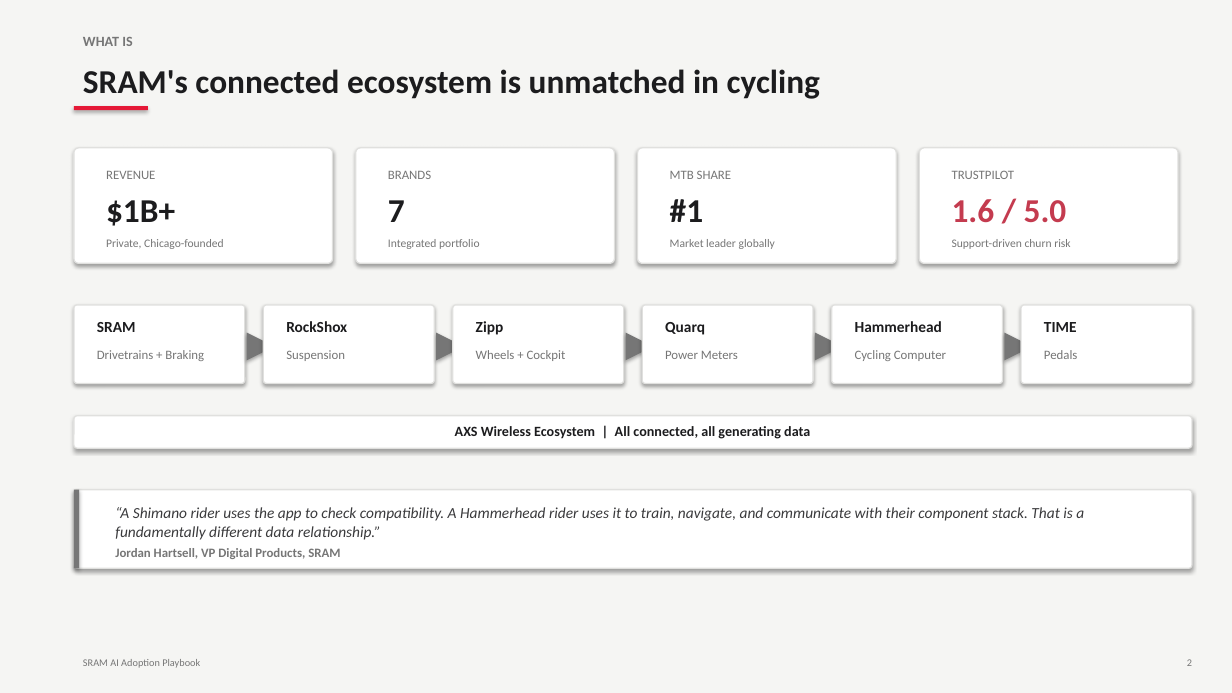
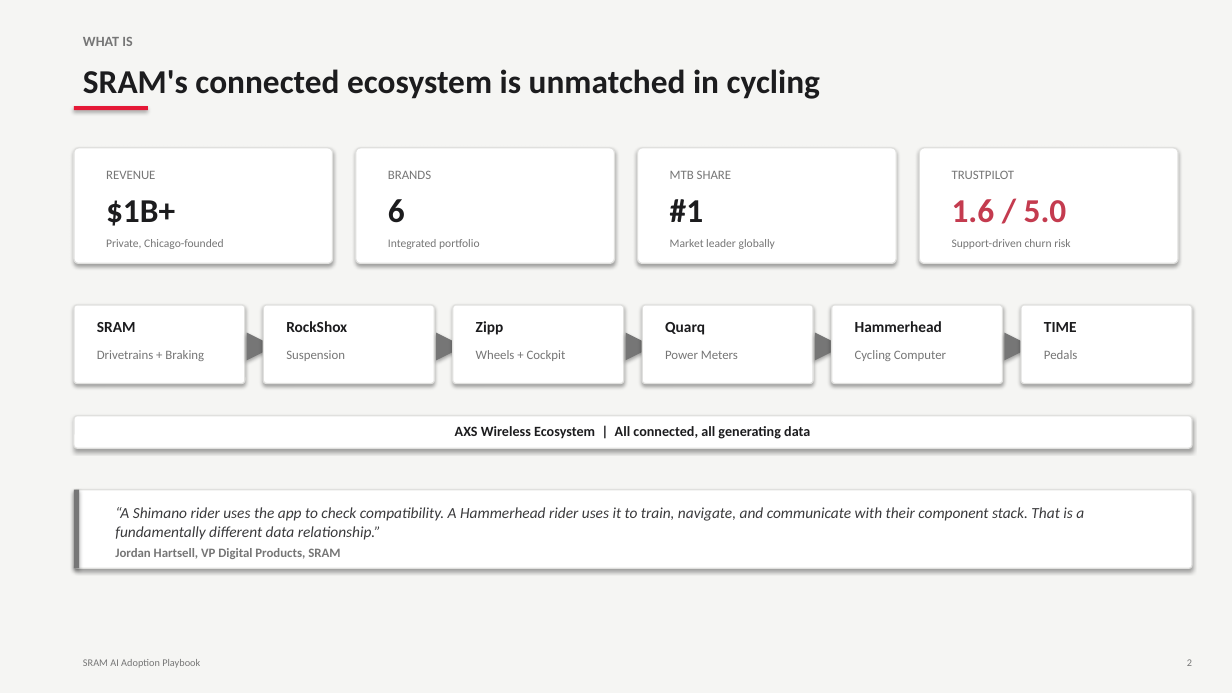
Before and after one commit to donovan-palmer/sram-ai-playbook, a slide deck: slide 3 of deliverables/SRAM_AI_Adoption_Playbook.pptx. Drawn at 1232x693 pixels with LibreOffice and Linux fonts; fonts in the diff are those of the drawing. Boxes give left, top, right and bottom in pixels: in the first picture for what was removed or moved away, otherwise in the second. Text is boxed around its words. In the diff, an @@ line names an element or a change of style, - is before the commit and + after.

```diff
--- a/deliverables/SRAM_AI_Adoption_Playbook.pptx
+++ b/deliverables/SRAM_AI_Adoption_Playbook.pptx
@@ text at bbox=[388, 199, 405, 223]: text changed @@
-7
+6
```
Also in this commit, not shown: 3 other slides changed, 1 slide added, 1 other file.
